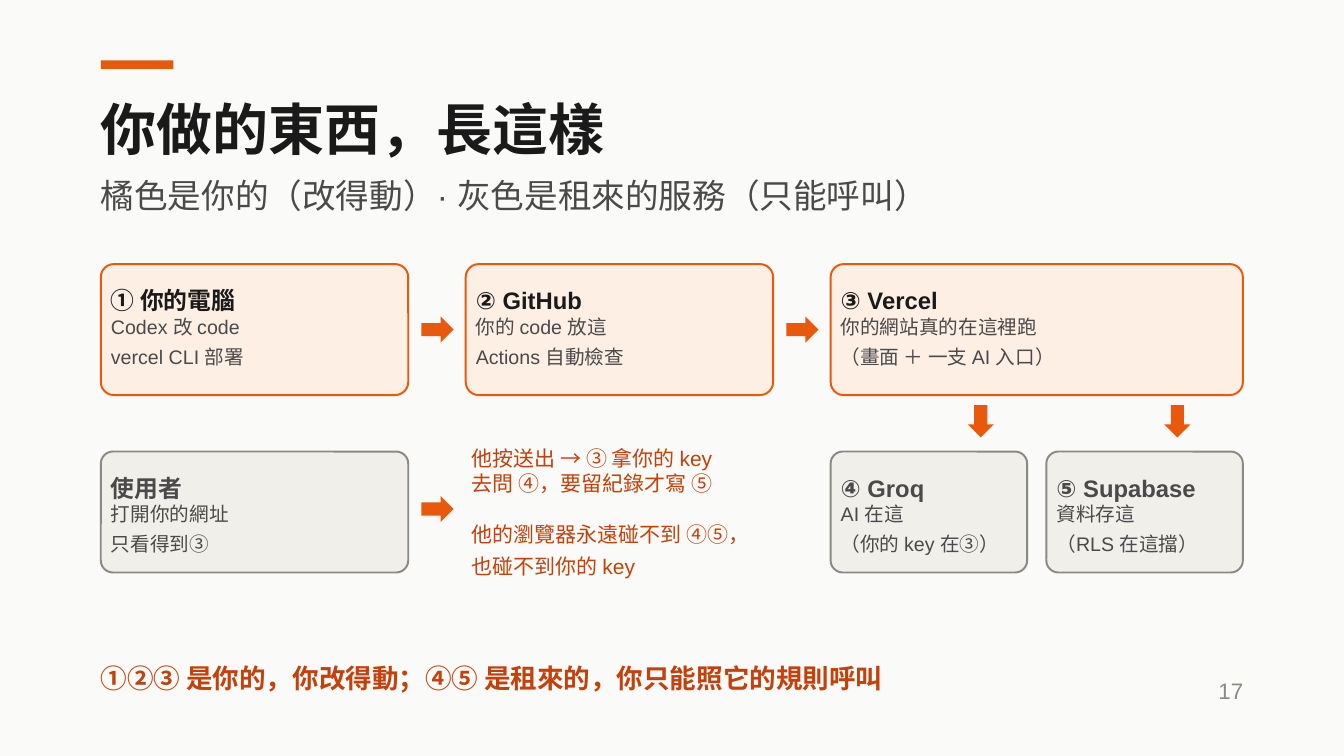
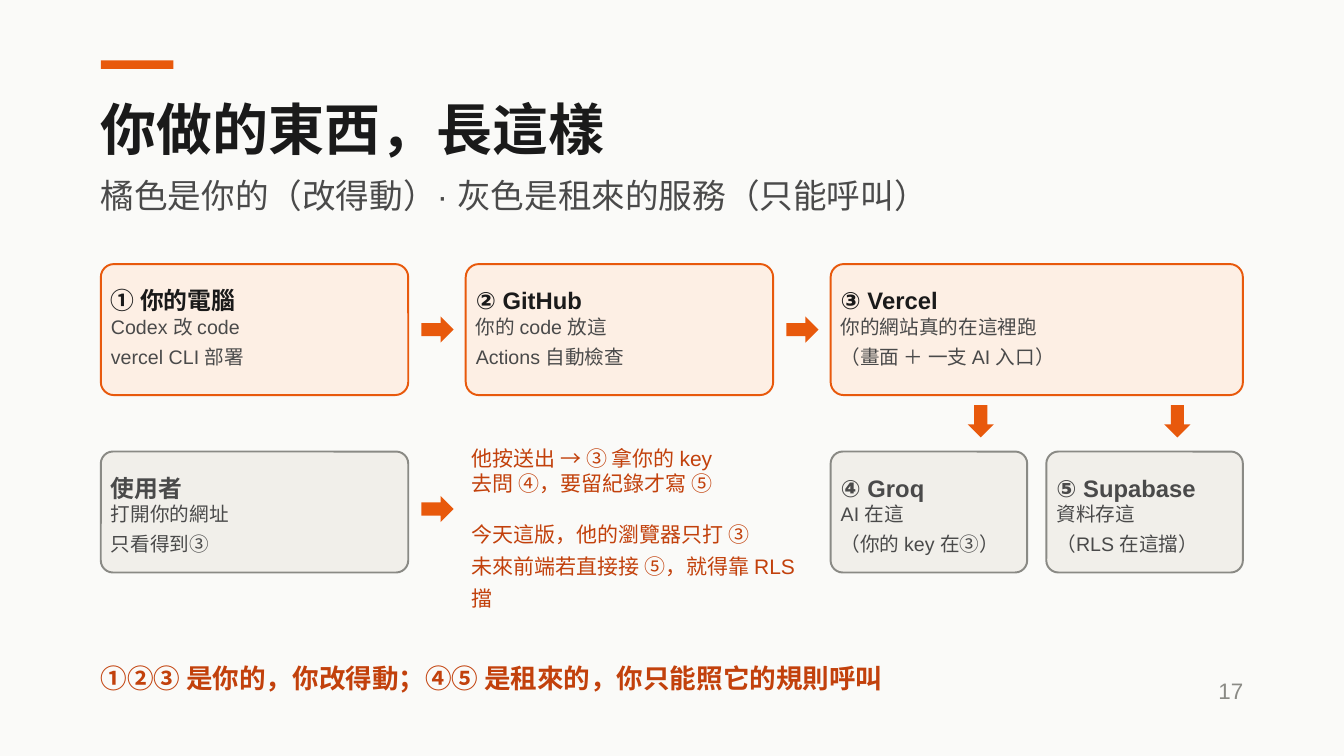
Before and after one commit to young-ai-courses/ai-agent-workshop, a slide deck: slide 17 of slides/2026-08-13-第二堂-做一個自己的AI-Agent.pptx. Drawn at 1344x756 pixels with LibreOffice and Linux fonts; fonts in the diff are those of the drawing. Boxes give left, top, right and bottom in pixels: in the first picture for what was removed or moved away, otherwise in the second. Text is boxed around its words. In the diff, an @@ line names an element or a change of style, - is before the commit and + after.

```diff
--- a/slides/2026-08-13-第二堂-做一個自己的AI-Agent.pptx
+++ b/slides/2026-08-13-第二堂-做一個自己的AI-Agent.pptx
@@ text at (472,448,795,576): text changed @@
-他按送出 → ③ 拿你的 key
-去問 ④，要留紀錄才寫 ⑤
-他的瀏覽器永遠碰不到 ④⑤，
-也碰不到你的 key
+他按送出 → ③ 拿你的 key
+去問 ④，要留紀錄才寫 ⑤
+今天這版，他的瀏覽器只打 ③
+未來前端若直接接 ⑤，就得靠 RLS 擋
```
Also in this commit, not shown: 5 other slides changed, 3 other files.
